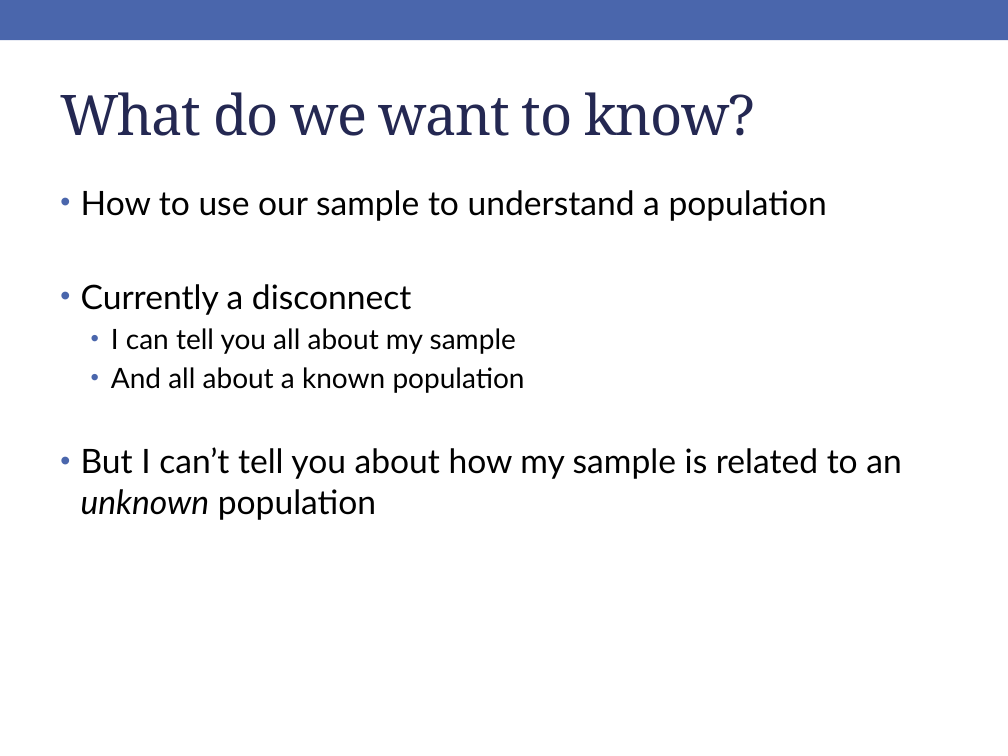
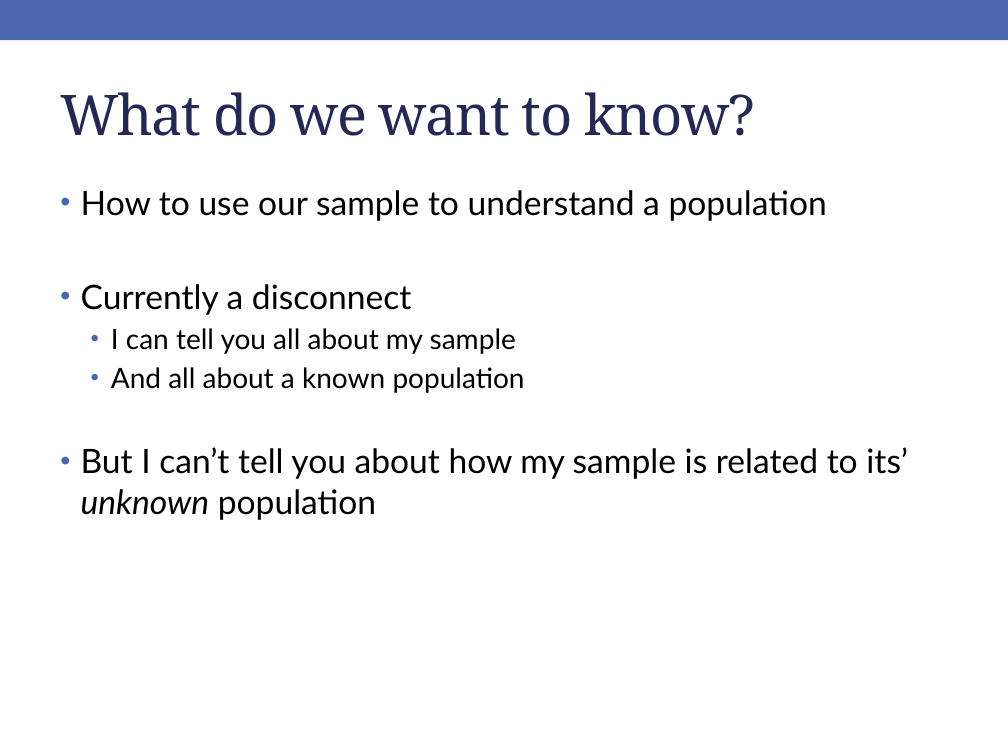
Before and after one commit to rebeccal/ohsu-math630, a slide deck: slide 3 of slides/cm041.pptx. Drawn at 1008x756 pixels with LibreOffice and Linux fonts; fonts in the diff are those of the drawing. Boxes give left, top, right and bottom in pixels: in the first picture for what was removed or moved away, otherwise in the second. Text is boxed around its words. In the diff, an @@ line names an element or a change of style, - is before the commit and + after.

```diff
--- a/slides/cm041.pptx
+++ b/slides/cm041.pptx
@@ text at <box>81,447,908,520</box>: text changed @@
-• But I can’t tell you about how my sample is related to an unknown population
+• But I can’t tell you about how my sample is related to its’ unknown population
```
Also in this commit, not shown: 2 other slides changed, 3 slides removed, 17 other files.
